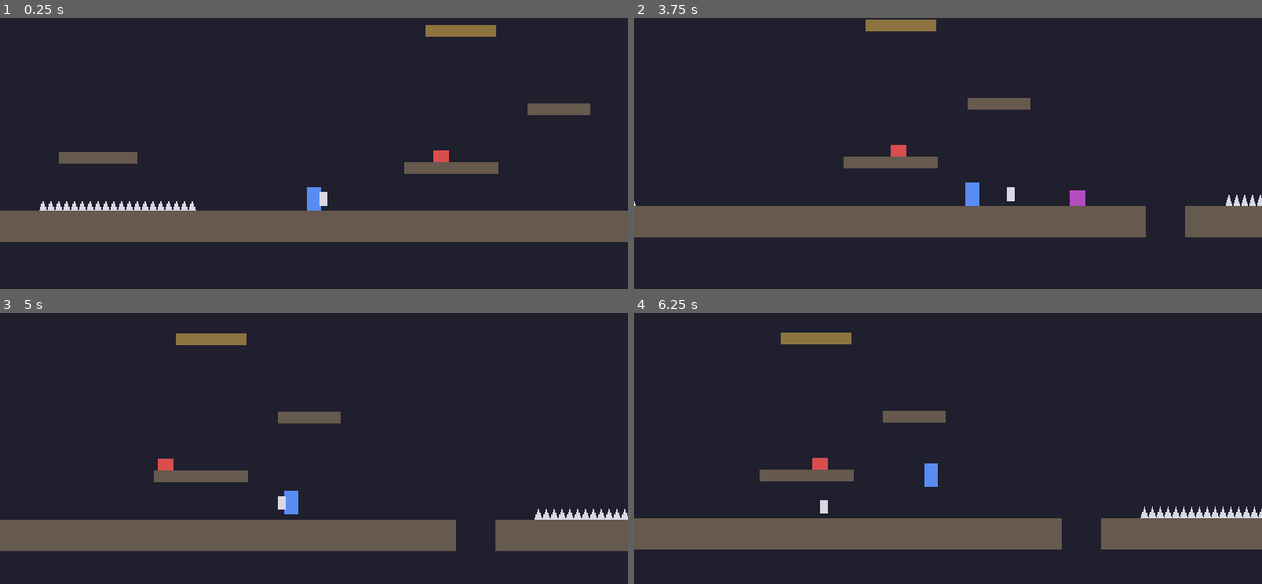
Above: before the commit, frames 1-4 (two rows, left to right).
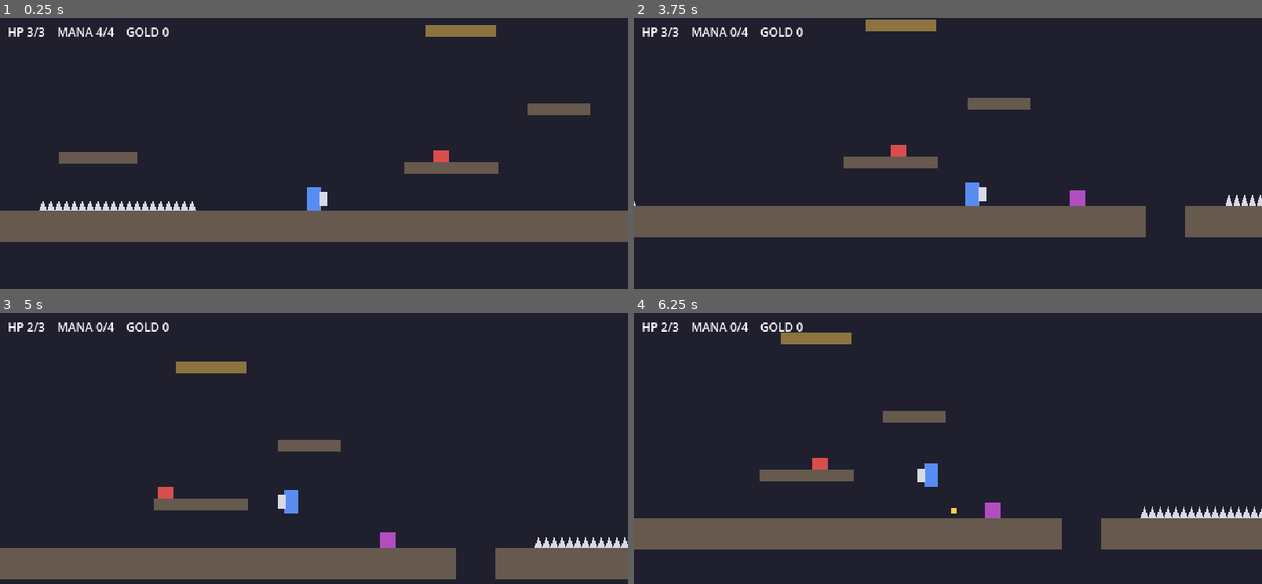
Above: after the commit, the same moments.

Repository: pjayyy96/2D_knightFight
Game: Godot game, scene res://scenes/main.tscn
Same seed, same stepped clock (60 frames per second), same inputs: the game is played once before the commit and once after it.
Inputs:
- Up to frame 1 (0.25 s): no input
- Up to frame 2 (3.75 s): hold D (move_right) 0.53-2.03 s; tap J (throw) every 0.75 s from 0.6 to 3.6 s; tap Space (jump) at 0.77, 1.52, 3.02 s; hold A (move_left) 2.03-2.78 s; hold D (move_right) from 2.78 s (still down)
- Up to frame 3 (5 s): tap Space (jump) at 3.77, 4.52 s; release D (move_right) at 4.28 s; hold A (move_left) from 4.28 s (still down); tap J (throw) at 4.35 s
- Up to frame 4 (6.25 s): release A (move_left) at 5.03 s; hold D (move_right) 5.03-5.78 s; tap J (throw) at 5.1, 5.85 s; hold A (move_left) from 5.78 s (still down); tap Space (jump) at 6.02 s

The runs differ from the first frame. In frame 1, 0.4% of the frame differs, in the area x 1-27%, y 3-7%; in frame 2, 0.5%; in frame 3, 24%, in the area x 0-100%, y 3-99%; in frame 4, 0.7%.

Commit message:
Milestone 6: health, mana, gold, HUD
GameState autoload (hp/mana/gold + changed signal), HUD label.
Throw costs mana, pogo kills refill it, kills pay gold. take_hit with
knockback and invincibility flicker; death refills and keeps gold.
Spikes damage every frame while overlapping. Tests load scenes at
runtime so autoload identifiers resolve.

Co-Authored-By: Claude Opus 5.5 <noreply@anthropic.com>

Diff:
--- a/project.godot
+++ b/project.godot
@@ -21,6 +21,10 @@
 window/size/window_width_override=1280
 window/size/window_height_override=720
 window/stretch/mode="viewport"
+
+[autoload]
+
+GameState="*res://scripts/game_state.gd"
 
 [input]
 
--- a/scenes/main.tscn
+++ b/scenes/main.tscn
@@ -1,10 +1,11 @@
-[gd_scene load_steps=6 format=3]
+[gd_scene load_steps=7 format=3]
 
 [ext_resource type="PackedScene" path="res://scenes/player.tscn" id="1"]
 [ext_resource type="Script" path="res://scripts/platform.gd" id="2"]
 [ext_resource type="Script" path="res://scripts/spikes.gd" id="3"]
 [ext_resource type="PackedScene" path="res://scenes/enemy_walker.tscn" id="4"]
 [ext_resource type="PackedScene" path="res://scenes/enemy_shooter.tscn" id="5"]
+[ext_resource type="Script" path="res://scripts/hud.gd" id="6"]
 
 [node name="Main" type="Node2D"]
 
@@ -62,3 +63,13 @@
 
 [node name="Player" parent="." instance=ExtResource("1")]
 position = Vector2(0, 60)
+
+[node name="HUD" type="CanvasLayer" parent="."]
+script = ExtResource("6")
+
+[node name="Label" type="Label" parent="HUD"]
+offset_left = 8.0
+offset_top = 6.0
+offset_right = 400.0
+offset_bottom = 26.0
+theme_override_font_sizes/font_size = 12
--- a/scripts/bullet.gd
+++ b/scripts/bullet.gd
@@ -8,6 +8,10 @@
 var direction := -1.0
 
 
+func _init() -> void:
+	gold_value = 0 # popping bullets pays nothing
+
+
 func _physics_process(delta: float) -> void:
 	position.x += direction * speed * delta
 	lifetime -= delta
@@ -15,7 +19,7 @@
 		queue_free()
 
 
-# Override: kill the player like any enemy, but ALSO vanish on walls.
+# Override: hurt the player like any enemy, but ALSO vanish on walls.
 func _on_body_entered(body: Node2D) -> void:
 	super(body)
 	hit()
--- a/scripts/enemy.gd
+++ b/scripts/enemy.gd
@@ -1,12 +1,15 @@
 class_name Enemy # registers "Enemy" as a type name, so other scripts can write `extends Enemy`
 extends Area2D
 ## Shared rules for everything hostile (walker, shooter, bullet). Subclasses add movement.
-##  - touching the player's body kills the player
+##  - touching the player's body hurts the player
+##  - dying pays `gold_value` gold
 ##  - a FLYING shield kills us
 ##  - we're in the "pogo" group, so the player can bounce on us (player.gd then calls hit())
 ##
 ## This is *inheritance*: write the common rules once here, and each enemy only adds what's
 ## different. A subclass can replace (override) any of these functions.
+
+@export var gold_value := 1
 
 
 func _ready() -> void:
@@ -15,9 +18,11 @@
 	area_entered.connect(_on_area_entered)
 
 
+# shortcut: hurts only on *entering*; overlapping a walker after the flicker ends is safe.
+# Rare (knockback separates you) — switch to a per-frame check like spikes.gd if it shows up.
 func _on_body_entered(body: Node2D) -> void:
-	if body.has_method("die"):
-		body.die()
+	if body.has_method("take_hit"):
+		body.take_hit(global_position)
 
 
 func _on_area_entered(area: Area2D) -> void:
@@ -25,7 +30,10 @@
 		hit()
 
 
-## Called when we get hit (thrown shield or pogo). Default: vanish.
-## Later: drop gold (milestone 6); a boss will lose HP instead (milestone 9).
+## Called when we get hit (thrown shield or pogo). Default: pay gold and vanish.
+## (A boss will lose HP instead, milestone 9.)
 func hit() -> void:
+	if is_queued_for_deletion():
+		return # already dying this frame (e.g. shield AND pogo at once): don't pay twice
+	GameState.add_gold(gold_value)
 	queue_free() # remove from the game at the end of this frame
--- /dev/null
+++ b/scripts/game_state.gd
@@ -0,0 +1,49 @@
+extends Node
+## Global game data: health, mana, gold.
+## Registered in project.godot under [autoload] as "GameState", so ANY script can write
+## `GameState.gold` without finding a node first. Autoloads live outside the level scene,
+## so they survive when levels change or the player respawns.
+##
+## Every change emits `changed`, so the HUD redraws only when something actually happened.
+
+signal changed
+
+const MAX_HP := 3
+const MAX_MANA := 4
+
+var hp := MAX_HP
+var mana := MAX_MANA
+var gold := 0
+
+
+## Pay mana. Returns false (and pays nothing) if there isn't enough.
+func spend_mana(amount: int) -> bool:
+	if mana < amount:
+		return false
+	mana -= amount
+	changed.emit()
+	return true
+
+
+func add_mana(amount: int) -> void:
+	mana = mini(mana + amount, MAX_MANA) # never above the max
+	changed.emit()
+
+
+func add_gold(amount: int) -> void:
+	gold += amount
+	changed.emit()
+
+
+## Lose health. Returns true if that was the last of it.
+func take_damage(amount: int) -> bool:
+	hp = maxi(hp - amount, 0) # never below 0
+	changed.emit()
+	return hp == 0
+
+
+## Full health and mana (on respawn). Gold is kept, as a reward for progress.
+func refill() -> void:
+	hp = MAX_HP
+	mana = MAX_MANA
+	changed.emit()
--- /dev/null
+++ b/scripts/hud.gd
@@ -0,0 +1,16 @@
+extends CanvasLayer
+## The status line in the top-left corner.
+## A CanvasLayer draws on top of the game and ignores the camera, so the HUD stays put.
+## It doesn't poll every frame. It listens to GameState.changed and redraws only then.
+
+@onready var label: Label = $Label
+
+
+func _ready() -> void:
+	GameState.changed.connect(_refresh)
+	_refresh()
+
+
+func _refresh() -> void:
+	label.text = "HP %d/%d    MANA %d/%d    GOLD %d" % [
+		GameState.hp, GameState.MAX_HP, GameState.mana, GameState.MAX_MANA, GameState.gold]
--- a/scripts/player.gd
+++ b/scripts/player.gd
@@ -19,7 +19,16 @@
 @export var air_jumps := 1          # extra jumps allowed in the air (1 = double jump)
 @export var pogo_velocity := -300.0 # bounce speed when the downward shield hits something
 
+@export_group("Combat")
+@export var throw_cost := 1          # mana per throw
+@export var pogo_kill_mana := 1      # mana back for each enemy you pogo
+@export var invincible_time := 1.0   # seconds of safety after a hit (you flicker)
+@export var knockback := Vector2(160, -220) # pushed away and up when hit
+
+signal hurt # emitted by take_hit() when it actually hurts
 signal died # emitted by die(); checkpoints (milestone 7) will listen to it
+
+var invincible_timer := 0.0
 
 var air_jumps_left := 0
 var shield_down := false # true while airborne + holding S/↓. The shield reads this.
@@ -91,13 +100,23 @@
 			pogo()
 			if target.has_method("hit"):
 				target.hit()
+				GameState.add_mana(pogo_kill_mana) # the core loop: fight in the air to refuel
 
 	# 8. Let Godot move us and resolve collisions (also updates is_on_floor()).
 	move_and_slide()
 
-	# 9. Throw the shield the way we face. The shield refuses if it's already flying.
-	if Input.is_action_just_pressed("throw"):
-		shield.throw(facing)
+	# 9. Throw the shield the way we face, if it's in hand AND we can pay the mana.
+	#    (Order matters: check the hand first, or we'd pay for a throw that can't happen.)
+	if Input.is_action_just_pressed("throw") and not shield.is_flying():
+		if GameState.spend_mana(throw_cost):
+			shield.throw(facing)
+
+	# 10. Invincibility after a hit: count down and flicker (visible on/off ~10×/s).
+	if invincible_timer > 0.0:
+		invincible_timer -= delta
+		$Body.visible = int(invincible_timer * 20.0) % 2 == 0
+	else:
+		$Body.visible = true
 
 	# Fell into a pit.
 	if position.y > 600.0:
@@ -111,8 +130,26 @@
 	air_jumps_left = air_jumps
 
 
-## Back to the start. (Health and checkpoints come in milestones 6–7.)
+## Called by enemies, bullets and spikes when they touch our body.
+## `from` = where the hit came from, so we get knocked AWAY from it.
+func take_hit(from: Vector2) -> void:
+	if invincible_timer > 0.0:
+		return # still flickering from the last hit: ignore
+	hurt.emit()
+	if GameState.take_damage(1):
+		die()
+		return
+	invincible_timer = invincible_time
+	var away := signf(global_position.x - from.x)
+	if away == 0.0:
+		away = -facing
+	velocity = Vector2(away * knockback.x, knockback.y)
+
+
+## Back to the start with full health and mana; gold is kept. (Checkpoints: milestone 7.)
 func die() -> void:
 	position = spawn_point
 	velocity = Vector2.ZERO
+	invincible_timer = 0.0
+	GameState.refill()
 	died.emit()
--- a/scripts/spikes.gd
+++ b/scripts/spikes.gd
@@ -1,6 +1,6 @@
 @tool # draws in the editor too, like platform.gd
 extends Area2D
-## A strip of spikes. Touch them with your body: back to start.
+## A strip of spikes. Touch them with your body: lose 1 HP and get knocked up and away.
 ## Land on them with the shield held down (S/↓ in the air): bounce!
 ## That works because spikes join the "pogo" group, which the shield looks for.
 
@@ -25,13 +25,18 @@
 	collision.shape = shape
 	collision.position.y = HEIGHT / 4
 	add_child(collision)
-	body_entered.connect(_on_body_entered)
 
 
-func _on_body_entered(body: Node2D) -> void:
-	# "Duck typing": we don't check *what* it is, only whether it can die.
-	if body.has_method("die"):
-		body.die()
+# Checked EVERY frame, not with the `body_entered` signal: that only fires on *entering*,
+# so someone who landed in the spikes while invincible could then stand there safely forever.
+# Repeated hits are fine, because the player ignores them while flickering.
+func _physics_process(_delta: float) -> void:
+	if Engine.is_editor_hint():
+		return # @tool scripts run in the editor too; don't do game logic there
+	for body in get_overlapping_bodies():
+		# "Duck typing": we don't check *what* it is, only whether it can be hurt.
+		if body.has_method("take_hit"):
+			body.take_hit(global_position)
 
 
 func _draw() -> void:
--- a/tests/test_enemies.gd
+++ b/tests/test_enemies.gd
@@ -1,16 +1,21 @@
 extends SceneTree
-## Self-check for enemies vs. shield, with real physics.
+## Self-check for enemies vs. shield, plus health / mana / gold, with real physics.
 ## Run from the project folder:
 ##   godot --headless --path . --script tests/test_enemies.gd
 
-const PlayerScene = preload("res://scenes/player.tscn")
-const WalkerScene = preload("res://scenes/enemy_walker.tscn")
-const BulletScene = preload("res://scenes/bullet.tscn")
-const PlatformScript = preload("res://scripts/platform.gd")
+## Note: scenes are `load()`ed at runtime, not `preload`ed, and GameState is reached as `gs`.
+## A test run with --script is compiled BEFORE autoloads exist, so any script that names
+## `GameState` must not be compiled until the test is already running.
+var PlayerScene: PackedScene
+var WalkerScene: PackedScene
+var BulletScene: PackedScene
+var PlatformScript: Script
+var gs: Node # the GameState autoload
 
 var failures := 0
 var level: Node2D
 var player
+var hurts := 0
 var deaths := 0
 
 
@@ -21,42 +26,76 @@
 
 
 func _initialize() -> void:
-	# 1. Thrown shield kills a walker.
+	await process_frame
+	gs = root.get_node("GameState")
+	PlayerScene = load("res://scenes/player.tscn")
+	WalkerScene = load("res://scenes/enemy_walker.tscn")
+	BulletScene = load("res://scenes/bullet.tscn")
+	PlatformScript = load("res://scripts/platform.gd")
+
+	# 1. Thrown shield kills a walker; the throw costs mana, the kill pays gold.
 	await setup_level(true)
 	var walker := spawn(WalkerScene, Vector2(60, 0))
-	player.shield.throw(1.0)
+	Input.action_press("throw")
+	await frames(2) # physics_frame fires BEFORE nodes process, so give the player a full frame
+	Input.action_release("throw")
+	check(gs.mana == gs.MAX_MANA - 1, "throw costs 1 mana (mana=%d)" % gs.mana)
 	await frames(40)
 	check(not is_instance_valid(walker), "thrown shield kills walker")
-	check(deaths == 0, "player safe while killing walker")
+	check(gs.gold == 1, "walker pays 1 gold")
+	check(hurts == 0, "player safe while killing walker")
 
-	# 2. Held shield (facing the bullet) blocks it.
+	# 2. No mana: J does nothing.
+	await setup_level(true)
+	gs.mana = 0
+	Input.action_press("throw")
+	await frames(2)
+	Input.action_release("throw")
+	check(not player.shield.is_flying(), "can't throw with 0 mana")
+
+	# 3. Held shield (facing the bullet) blocks it.
 	await setup_level(true)
 	var bullet := spawn(BulletScene, Vector2(80, 0)) # flies left, toward the player
 	await frames(60)
 	check(not is_instance_valid(bullet), "held shield blocks bullet")
-	check(deaths == 0, "blocked bullet doesn't kill")
+	check(hurts == 0, "blocked bullet doesn't hurt")
+	check(gs.gold == 0, "bullets pay no gold")
 
-	# 3. No shield in hand: the bullet hits the body.
+	# 4. No shield in hand: two bullets close together = ONE hit (invincibility frames).
 	await setup_level(true)
-	player.shield.throw(-1.0) # throw it away from the bullet
+	player.shield.throw(-1.0) # throw it away from the bullets
 	spawn(BulletScene, Vector2(80, 0))
+	spawn(BulletScene, Vector2(100, 0))
 	await frames(60)
-	check(deaths > 0, "unshielded player dies to bullet")
+	check(hurts == 1, "second bullet ignored while flickering (got %d hits)" % hurts)
+	check(gs.hp == gs.MAX_HP - 1, "lost exactly 1 HP")
 
-	# 4. Pogo on a walker: bounce, walker dies, player survives.
+	# 5. Out of HP: die, respawn with full HP and mana, keep gold.
+	await setup_level(true)
+	gs.hp = 1
+	gs.mana = 0
+	gs.gold = 7
+	player.take_hit(Vector2(50, 0))
+	check(deaths == 1, "last HP lost = death")
+	check(gs.hp == gs.MAX_HP and gs.mana == gs.MAX_MANA, "respawn refills")
+	check(gs.gold == 7, "gold kept after death")
+
+	# 6. Pogo on a walker: bounce, walker dies, mana comes back, player unhurt.
 	await setup_level(false) # no floor: the player falls onto the walker
+	gs.mana = 0
 	walker = spawn(WalkerScene, Vector2(0, 80))
 	Input.action_press("shield_down")
 	await frames(60)
 	Input.action_release("shield_down")
 	check(not is_instance_valid(walker), "pogo kills walker")
-	check(deaths == 0, "pogo on walker doesn't kill player")
+	check(gs.mana == 1, "pogo kill refills 1 mana")
+	check(hurts == 0, "pogo on walker doesn't hurt")
 
 	print("enemy tests: ", "OK" if failures == 0 else "FAILED (%d)" % failures)
 	quit(failures)
 
 
-## Fresh level each time: player at (0, 0), optionally standing on a floor.
+## Fresh level each time: player at (0, 0), optionally standing on a floor. Fresh stats too.
 func setup_level(with_floor: bool) -> void:
 	if level:
 		level.queue_free()
@@ -71,7 +110,11 @@
 		level.add_child(floor_block)
 	player = PlayerScene.instantiate()
 	level.add_child(player)
+	gs.refill()
+	gs.gold = 0
+	hurts = 0
 	deaths = 0
+	player.hurt.connect(func(): hurts += 1)
 	player.died.connect(func(): deaths += 1)
 	await frames(2) # let _ready() run and the player settle
 
--- a/tests/test_pogo.gd
+++ b/tests/test_pogo.gd
@@ -4,6 +4,7 @@
 ##   godot --headless --path . --script tests/test_pogo.gd
 
 var failures := 0
+var gs: Node # the GameState autoload (see the note in test_enemies.gd)
 
 
 func check(ok: bool, what: String) -> void:
@@ -13,14 +14,15 @@
 
 
 func _initialize() -> void:
+	await process_frame
+	gs = root.get_node("GameState")
 	var with_shield := await drop_onto_spikes(true)
 	check(with_shield.bounced, "shield down: bounces off spikes")
 	check(with_shield.refilled, "shield down: bounce refills air jumps")
-	check(with_shield.deaths == 0, "shield down: doesn't die")
+	check(with_shield.hurts == 0, "shield down: not hurt")
 
 	var without := await drop_onto_spikes(false)
-	check(not without.bounced, "no shield: no bounce")
-	check(without.deaths > 0, "no shield: spikes kill")
+	check(without.hurts > 0, "no shield: spikes hurt")
 
 	print("pogo tests: ", "OK" if failures == 0 else "FAILED (%d)" % failures)
 	quit(failures)
@@ -37,8 +39,9 @@
 	var player = load("res://scenes/player.tscn").instantiate()
 	level.add_child(player) # starts at (0, 0), falling, with 0 air jumps left
 
-	var result := {"bounced": false, "refilled": false, "deaths": 0}
-	player.died.connect(func(): result.deaths += 1)
+	gs.refill()
+	var result := {"bounced": false, "refilled": false, "hurts": 0}
+	player.hurt.connect(func(): result.hurts += 1)
 	if hold_shield_down:
 		Input.action_press("shield_down") # fake holding the key
 	for i in 90:
Not shown, added: scripts/game_state.gd.uid
Not shown, added: scripts/hud.gd.uid
Not shown, changed: LEARN.md
